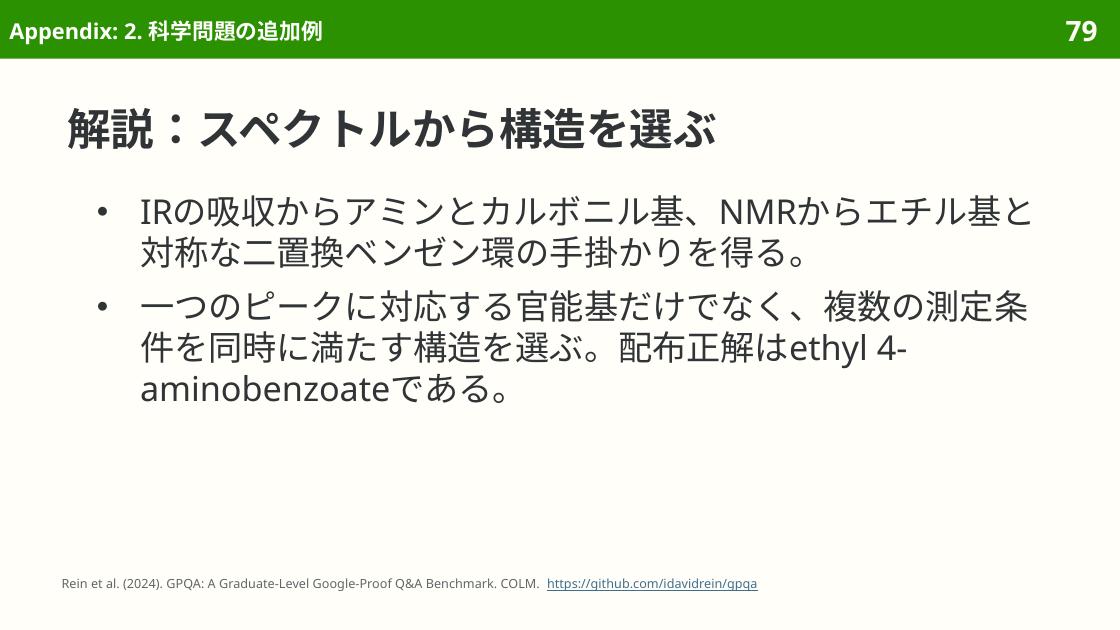
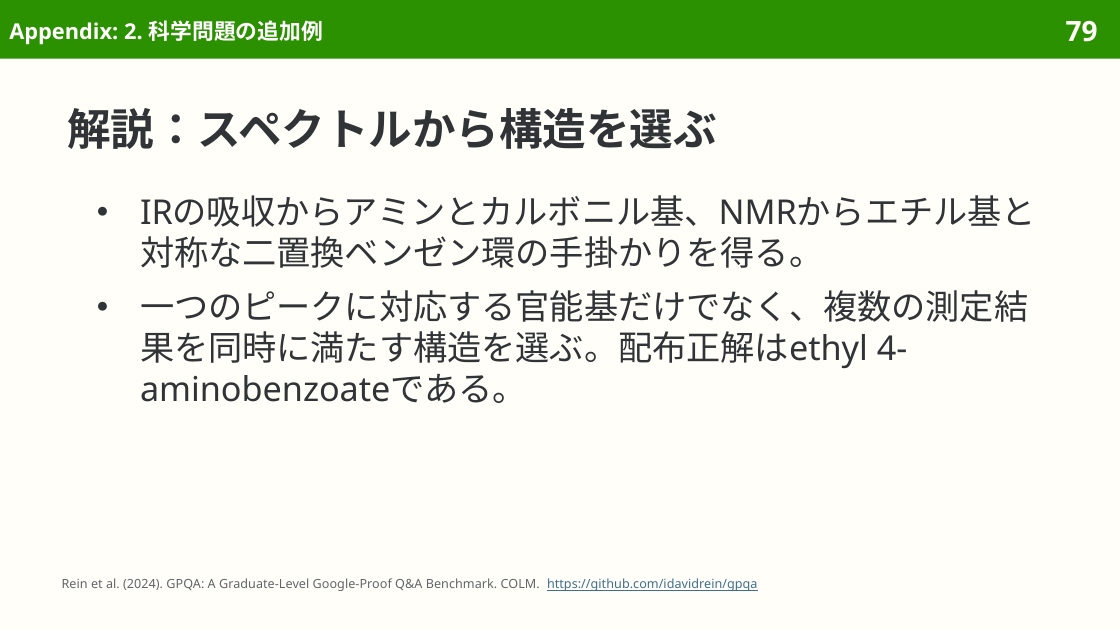
Before and after one commit to sasakiy84/datasets-in-10-minutes, a slide deck: slide 79 of slides/datasets-in-10-minutes-gpqa.pptx. Drawn at 1120x630 pixels with LibreOffice and Linux fonts; fonts in the diff are those of the drawing. Boxes give left, top, right and bottom in pixels: in the first picture for what was removed or moved away, otherwise in the second. Text is boxed around its words. In the diff, an @@ line names an element or a change of style, - is before the commit and + after.

```diff
--- a/slides/datasets-in-10-minutes-gpqa.pptx
+++ b/slides/datasets-in-10-minutes-gpqa.pptx
@@ text at (140,290,1028,403): text changed @@
-● 一つのピークに対応する官能基だけでなく、複数の測定条件を同時に満たす構造を選ぶ。配布正解はethyl 4-aminobenzoateである。
+● 一つのピークに対応する官能基だけでなく、複数の測定結果を同時に満たす構造を選ぶ。配布正解はethyl 4-aminobenzoateである。
```
Also in this commit, not shown: 9 other slides changed, 7 other files.
